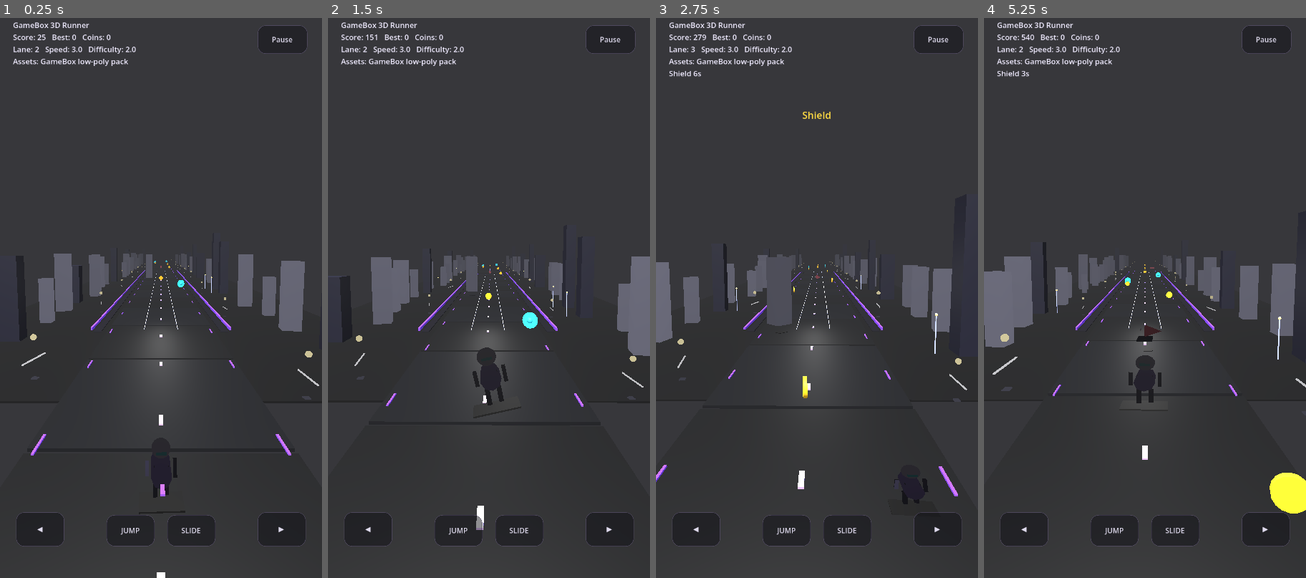
Above: before the commit, frames 1-4 (left to right).
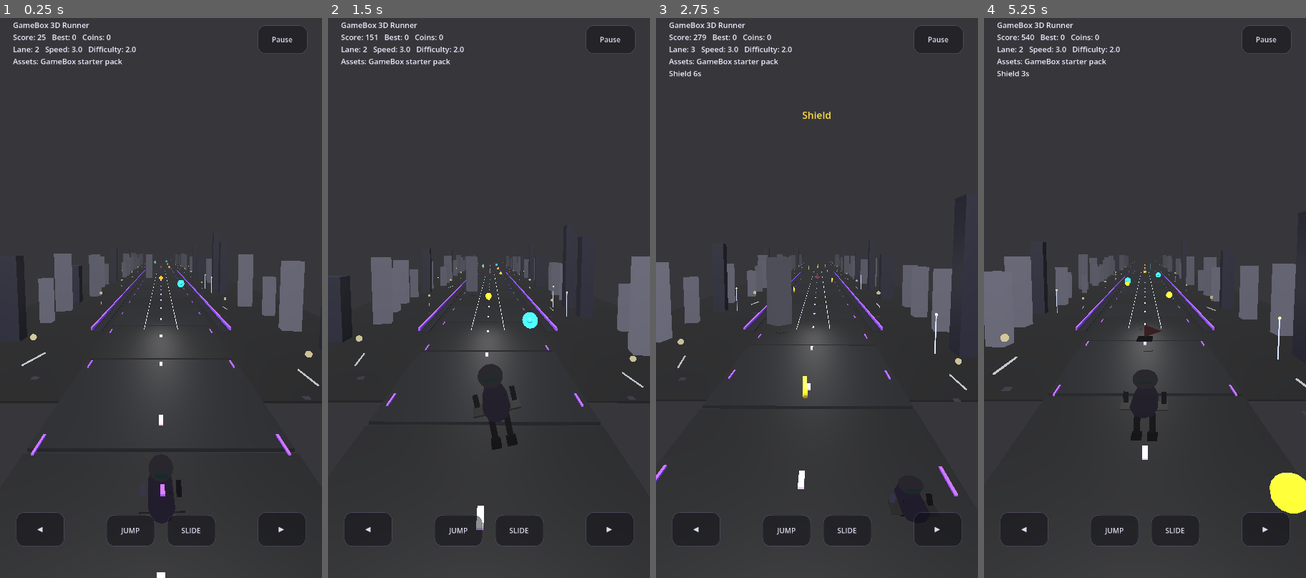
Above: after the commit, the same moments.

Repository: rahul12662006-cloud/GameBox3DRunnerGodot
Game: Godot game, scene res://scenes/Main.tscn
Two runs of this game, one before a commit and one after it. Both use one fixed random seed, a clock stepped at 60 frames per second and the inputs below.
Inputs:
- Up to frame 1 (0.25 s): no input
- Up to frame 2 (1.5 s): hold Right (lane_right) 0.53-1.28 s; hold Shift (slide) 0.53-1.28 s; tap Space (jump) at 0.77 s; hold Left (lane_left) from 1.28 s (still down); tap Shift (slide) at 1.35 s
- Up to frame 3 (2.75 s): tap Space (jump) at 1.52 s; release Left (lane_left) at 2.03 s; hold Right (lane_right) from 2.03 s (still down); hold Shift (slide) from 2.03 s (still down)
- Up to frame 4 (5.25 s): release Shift (slide) at 2.78 s; tap Shift (slide) at 2.85, 4.35 s; tap Space (jump) at 3.02, 3.77, 4.52 s; release Right (lane_right) at 3.53 s; hold Shift (slide) 3.53-4.28 s; hold Left (lane_left) from 3.53 s (still down); hold Shift (slide) from 5.03 s (still down)

The runs differ from the first frame. In frame 1, 0.6% of the frame differs, in the area x 24-57%, y 7-91%; in frame 2, 1.0%, in the area x 24-59%, y 7-78%; in frame 3, 0.2%; in frame 4, 0.8%.

Commit message:
Add locked asset loader for Quaternius characters

Diff:
--- a/scripts/Main.gd
+++ b/scripts/Main.gd
@@ -1,7 +1,7 @@
 extends Node3D
 
 # GameBox 3D Runner - Android-safe real 3D prototype.
-# Phase 5A.5: auto CC0 asset pipeline + runtime model scanner with procedural fallback.
+# Phase 5A.7A: locked asset pipeline for real model packs + safe fallback.
 
 const LANES = [-1.65, 0.0, 1.65]
 const PLAYER_Z = 3.2
@@ -63,6 +63,7 @@
 var feedback_timer = 0.0
 var asset_catalog = {}
 var asset_mode = "built_in_fallback"
+var locked_asset_warnings = []
 
 func _ready():
 	randomize()
@@ -153,18 +154,35 @@
 		"environment": [],
 		"character": []
 	}
+	locked_asset_warnings.clear()
+
+	# Phase 5A.7A: strict, predictable asset order.
+	# 1) User-provided locked packs are highest priority.
+	# 2) Bundled GameBox starter GLBs are fallback assets.
+	# 3) Old random/vendor scan is intentionally avoided for visuals, because it produced ugly/mismatched output.
 	var roots = [
-		"res://assets/vendor/kenney_3d_road_tiles",
-		"res://assets/imported",
-		"res://assets/models"
+		"res://assets/gamebox_locked/player/quaternius_fantasy",
+		"res://assets/gamebox_locked/obstacles",
+		"res://assets/gamebox_locked/environment",
+		"res://assets/gamebox_locked/road",
+		"res://assets/models/gamebox_lowpoly"
 	]
 	for root_path in roots:
 		scan_asset_dir(root_path)
+
 	var total = 0
 	for key in asset_catalog.keys():
+		asset_catalog[key].sort()
 		total += asset_catalog[key].size()
-	asset_mode = "auto_cc0_assets" if total > 0 else "built_in_fallback"
+	if has_locked_character():
+		asset_mode = "locked_character_pack"
+	elif total > 0:
+		asset_mode = "gamebox_starter_pack"
+	else:
+		asset_mode = "built_in_fallback"
 	print("GameBox asset mode: ", asset_mode, " models=", total)
+	if not has_locked_character():
+		locked_asset_warnings.append("Drop Quaternius fantasy .glb/.gltf files into assets/gamebox_locked/player/quaternius_fantasy/")
 
 func scan_asset_dir(dir_path):
 	var dir = DirAccess.open(dir_path)
@@ -188,11 +206,15 @@
 
 func categorize_asset(path):
 	var lower = path.to_lower()
-	if lower.find("character") >= 0 or lower.find("runner") >= 0 or lower.find("person") >= 0 or lower.find("robot") >= 0:
+	# Locked player pack: Quaternius fantasy files may not contain the word "character", so we trust the folder.
+	if lower.find("gamebox_locked/player") >= 0:
 		register_asset("character", path)
-	if lower.find("road") >= 0 or lower.find("street") >= 0 or lower.find("asphalt") >= 0:
+		return
+	if lower.find("character") >= 0 or lower.find("runner") >= 0 or lower.find("person") >= 0 or lower.find("robot") >= 0 or lower.find("hero") >= 0 or lower.find("adventurer") >= 0:
+		register_asset("character", path)
+	if lower.find("road") >= 0 or lower.find("street") >= 0 or lower.find("asphalt") >= 0 or lower.find("lane") >= 0:
 		register_asset("road", path)
-	if lower.find("barrier") >= 0 or lower.find("fence") >= 0 or lower.find("block") >= 0:
+	if lower.find("barrier") >= 0 or lower.find("fence") >= 0 or lower.find("block") >= 0 or lower.find("gate") >= 0:
 		register_asset("barrier", path)
 	if lower.find("cone") >= 0:
 		register_asset("cone", path)
@@ -216,12 +238,33 @@
 func has_asset(key):
 	return asset_catalog.has(key) and asset_catalog[key].size() > 0
 
+func has_locked_character():
+	if not has_asset("character"):
+		return false
+	for path in asset_catalog["character"]:
+		if str(path).find("gamebox_locked/player") >= 0:
+			return true
+	return false
+
+func preferred_asset_path(key):
+	if not has_asset(key):
+		return ""
+	var paths = asset_catalog[key]
+	# Locked assets first, then starter pack. For character, avoid random pick for stable builds.
+	for path in paths:
+		if str(path).find("gamebox_locked") >= 0:
+			return path
+	return paths[0] if key == "character" else paths.pick_random()
+
 func instantiate_asset_model(key, parent, pos := Vector3.ZERO, scale_value := Vector3.ONE, rot_degrees := Vector3.ZERO):
 	if not has_asset(key):
 		return null
-	var path = asset_catalog[key].pick_random()
+	var path = preferred_asset_path(key)
+	if path == "":
+		return null
 	var res = load(path)
 	if res == null:
+		print("GameBox asset failed to load: ", path)
 		return null
 	var node = null
 	if res is PackedScene:
@@ -236,7 +279,50 @@
 	node.scale = scale_value
 	node.rotation_degrees = rot_degrees
 	parent.add_child(node)
+	if key == "character":
+		fit_visual_model_to_height(node, 1.26, -0.42)
 	return node
+
+func fit_visual_model_to_height(node, target_height, bottom_y):
+	# Normalizes imported GLB/GLTF characters so random pack scale does not break the camera.
+	if node == null:
+		return
+	var bounds = {"found": false, "min": Vector3(99999, 99999, 99999), "max": Vector3(-99999, -99999, -99999)}
+	accumulate_mesh_bounds(node, bounds)
+	if not bool(bounds["found"]):
+		return
+	var min_v = bounds["min"]
+	var max_v = bounds["max"]
+	var h = max(0.01, max_v.y - min_v.y)
+	var factor = target_height / h
+	node.scale *= factor
+	# Recalculate after scaling and put the model feet near the same baseline as fallback player.
+	bounds = {"found": false, "min": Vector3(99999, 99999, 99999), "max": Vector3(-99999, -99999, -99999)}
+	accumulate_mesh_bounds(node, bounds)
+	if bool(bounds["found"]):
+		node.position.y += bottom_y - bounds["min"].y
+
+func accumulate_mesh_bounds(node, bounds):
+	if node is MeshInstance3D and node.mesh != null:
+		var aabb = node.mesh.get_aabb()
+		var corners = [
+			aabb.position,
+			aabb.position + Vector3(aabb.size.x, 0, 0),
+			aabb.position + Vector3(0, aabb.size.y, 0),
+			aabb.position + Vector3(0, 0, aabb.size.z),
+			aabb.position + Vector3(aabb.size.x, aabb.size.y, 0),
+			aabb.position + Vector3(aabb.size.x, 0, aabb.size.z),
+			aabb.position + Vector3(0, aabb.size.y, aabb.size.z),
+			aabb.position + aabb.size
+		]
+		for corner in corners:
+			var p = node.global_transform * corner
+			bounds["min"] = Vector3(min(bounds["min"].x, p.x), min(bounds["min"].y, p.y), min(bounds["min"].z, p.z))
+			bounds["max"] = Vector3(max(bounds["max"].x, p.x), max(bounds["max"].y, p.y), max(bounds["max"].z, p.z))
+			bounds["found"] = true
+	for child in node.get_children():
+		if child is Node:
+			accumulate_mesh_bounds(child, bounds)
 
 func create_asset_prop(key, x, z, scale_min := 0.65, scale_max := 1.15):
 	var group = create_prop_group("AssetProp_" + key, x, z)
@@ -470,8 +556,8 @@
 	player_root.add_child(player_body)
 	add_box("PlayerShadow", Vector3(0, -0.43, 0.10), Vector3(0.66, 0.025, 0.42), mats["shadow"], player_body)
 
-	# Phase 5A.6: prefer bundled GLB character assets. Fallback remains code-only.
-	var imported_player = instantiate_asset_model("character", player_body, Vector3(0, -0.34, -0.04), Vector3(0.62, 0.62, 0.62), Vector3(0, 180, 0))
+	# Phase 5A.7A: prefer locked Quaternius fantasy/player assets. Fallback remains code-only.
+	var imported_player = instantiate_asset_model("character", player_body, Vector3(0, -0.34, -0.04), Vector3(1.0, 1.0, 1.0), Vector3(0, 180, 0))
 	if imported_player != null:
 		player_head = null
 		player_arm_l = null
@@ -766,8 +852,12 @@
 func update_hud():
 	var score = int(distance_score)
 	hud_label.text = "%s\nScore: %d   Best: %d   Coins: %d\nLane: %d   Speed: %s   Difficulty: %s" % [str(config.get("gameName", "3D Runner")), score, best_score, coins, lane_index + 1, str(config.get("speed", 3)), str(config.get("difficulty", 2))]
-	if asset_mode == "auto_cc0_assets":
-		hud_label.text += "\nAssets: GameBox low-poly pack"
+	if asset_mode == "locked_character_pack":
+		hud_label.text += "\nAssets: Locked character pack"
+	elif asset_mode == "gamebox_starter_pack":
+		hud_label.text += "\nAssets: GameBox starter pack"
+	elif locked_asset_warnings.size() > 0:
+		hud_label.text += "\nAssets: fallback - add locked character pack"
 	var buffs = []
 	if shield_timer > 0.0:
 		buffs.append("Shield %ds" % int(ceil(shield_timer)))
Not shown, changed: .github/workflows/build-godot-android.yml
Not shown, changed: README.md
Not shown, added: assets/gamebox_locked/README_LOCKED_ASSETS.md
Not shown, added: assets/gamebox_locked/environment/.gitkeep
Not shown, added: assets/gamebox_locked/obstacles/.gitkeep
Not shown, added: assets/gamebox_locked/player/quaternius_fantasy/.gitkeep
Not shown, added: assets/gamebox_locked/road/.gitkeep
Not shown, added: assets/gamebox_locked/ui/.gitkeep
Not shown, added: assets/imported_packs/.gitkeep
Not shown, added: assets/imported_packs/README_DROP_QUATERNIUS_ZIP_HERE.md
Not shown, changed: tools/install_cc0_assets.sh
